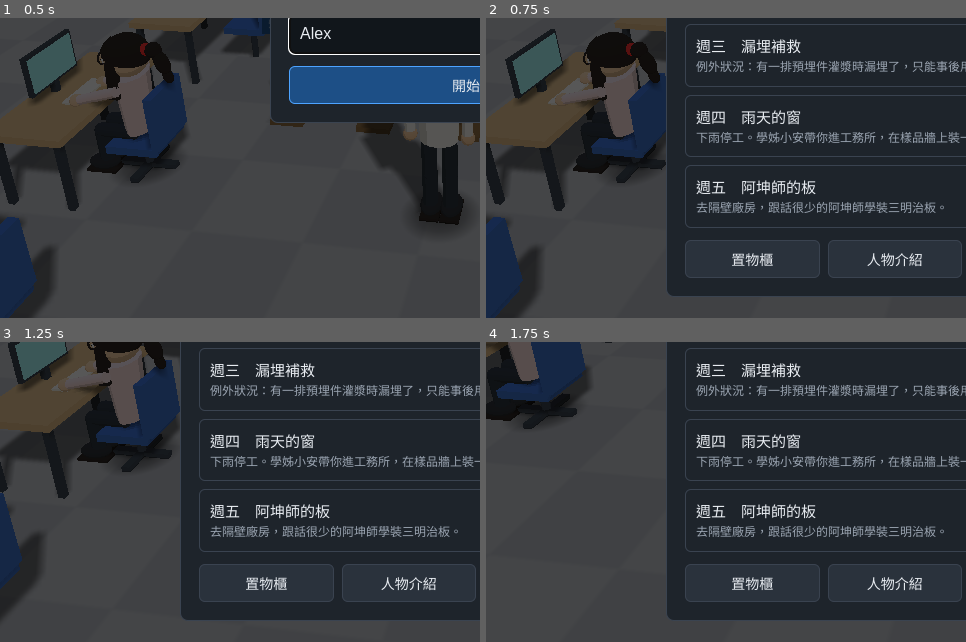
Above: before the commit, frames 1-4 (two rows, left to right).
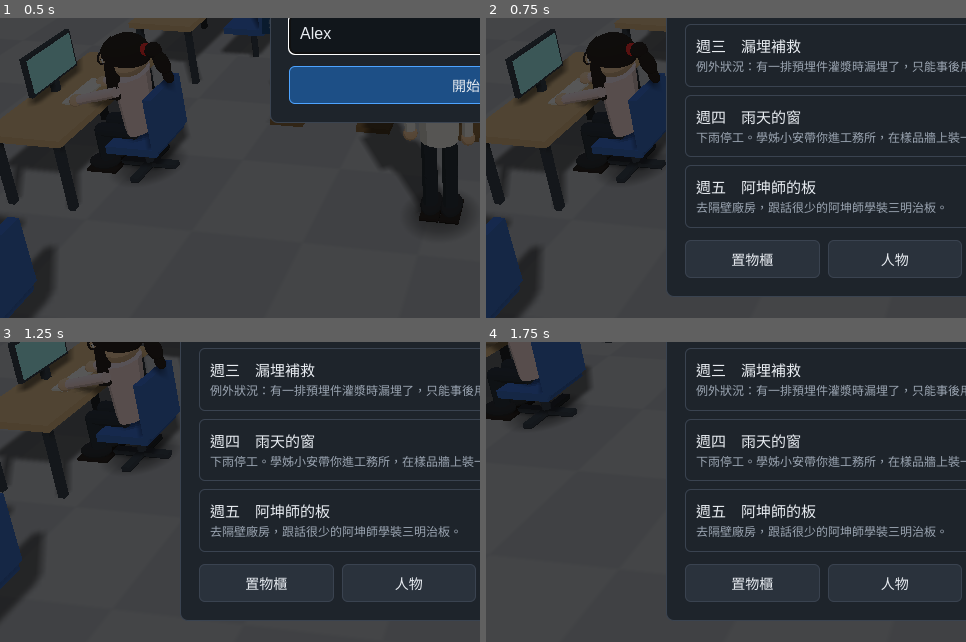
Above: after the commit, the same moments.

Repository: idomaintaipei-alt/cw-game
Game: browser game, page index.html
Same seed, same stepped clock (60 frames per second), same inputs: the game is played once before the commit and once after it.
Inputs (mouse positions are % of the whole screen's width and height, from its top left):
- Up to frame 1 (0.5 s): click (50, 53) at 0.27 s; type "Alex" at 0.27 s
- Up to frame 2 (0.75 s): click "開始上班" at 0.52 s
- Up to frame 3 (1.25 s): hold Right from 1.03 s (still down); click (50, 60) at 1.07 s; tap Space at 1.1 s
- Up to frame 4 (1.75 s): release Right at 1.53 s; hold Down from 1.58 s (still down); tap Space at 1.6 s; click (30, 40) at 1.67 s
The pictures show only the part of the screen within x 0-50%, y 50-100%; the shares and areas given below are measured in that part.

Frame 1 is identical in both runs. In frame 2, 0.3% of the frame differs, in the area x 79-91%, y 78-83%; in frame 3, 0.3%; in frame 4, 0.3%.

Commit message:
小弟扶料、搖桿不硬撞同事、牆頂收頭、旁白排版
Co-Authored-By: Claude Opus 5.5 <noreply@anthropic.com>

Diff:
--- a/index.html
+++ b/index.html
@@ -37,7 +37,7 @@
   @media (max-height:500px) and (orientation:landscape){ body.joyon #camBtns { left:auto; right:8px; top:58%; } #joy { width:108px; height:108px; bottom:calc(12px + var(--lift,0px)); } #joy::before { inset:26px; } }   /* 打橫：三顆鏡頭按鈕回到右邊，左下給搖桿 */
   #help.fadeout { opacity:0; transition:opacity .8s; pointer-events:none; }
   body.incut #side, body.incut #ticker, body.incut #help, body.incut #camBtns, body.incut #testTag { display:none !important; }   /* 過場動畫：資訊框先收起來，不蓋住畫面 */
-  #sub { position:fixed; left:50%; bottom:calc(16px + var(--lift,0px)); transform:translateX(-50%); z-index:5; display:none; max-width:ca …(186 unchanged characters)…
+  #sub { position:fixed; left:12px; right:12px; margin:0 auto; width:fit-content; bottom:calc(16px + var(--lift,0px)); z-index:5; display:none; max-width:ca …(186 unchanged characters)…
   #sub b { color:#ffd166; margin-right:6px; }
   button.primary { background:#1d4f86; border-color:#4da3ff; }
   button.done { opacity:.35; cursor:default; }
@@ -127,8 +127,10 @@
   .lkRow button.lock { opacity:.45; cursor:default; }
   #card { position:fixed; inset:0; z-index:11; display:none; flex-direction:column; align-items:center; justify-content:center; background:#0b0d10; color:#eef2f7; opacity:0; transition:opacity .5s; cursor:pointer; text-align:center; padding:24px; }
   #card.on { opacity:1; }
-  #cardTxt div { font-size:20px; line-height:2; animation:cardIn .7s ease-out; }
-  #cardTxt div.big { font-size:34px; font-weight:900; letter-spacing:6px; margin-bottom:10px; color:#ffd166; }
+  #cardTxt { max-width:min(640px, 100%); }
+  #cardTxt div { font-size:clamp(15px, 4.6vw, 20px); line-height:2; animation:cardIn .7s ease-out; text-wrap:balance; word-break:keep-all; }   /* 字照螢幕寬度縮 */
+  #cardTxt .ph, #sub .ph { display:inline-block; }   /* 旁白、過場字幕 */   /* 一小句一整塊：只在標點後面換行，不會把「漏埋」拆成「漏／埋」 */
+  #cardTxt div.big { font-size:clamp(26px, 8vw, 34px); font-weight:900; letter-spacing:6px; margin-bottom:10px; color:#ffd166; }
   #cardHint { position:absolute; bottom:22px; font-size:12px; color:#7d8794; }
   @keyframes cardIn { from { opacity:0; transform:translateY(8px); } }
   #ticker { position:fixed; left:12px; top:96px; max-width:min(560px, calc(100vw - 320px)); font-size:12px; color:#e8ecf1; background:var(--panel); border:1px solid var(--line); border-left:3px solid #ffb020; padding:6px 10px; border-radius:6px; z-index:2; }
@@ -221,7 +223,7 @@
   <p class="sub" style="margin-top:-6px">本遊戲純屬虛構。如有雷同，你也辛苦了。</p>
   <p class="sub" id="rotHint" style="display:none; color:#ffb020">手機橫著拿，畫面比較大、比較好玩。</p>
   <div id="lvList"></div>
-  <div class="row"><button id="mLocker">置物櫃</button><button id="mCast">人物介紹</button><button id="mTroph">獎盃</button><button id="mName">改名字</button></div>
+  <div class="row"><button id="mLocker">置物櫃</button><button id="mCast">人物</button><button id="mTroph">獎盃</button><button id="mName">改名字</button></div>
 </div></div>
 <div id="cast" class="overlay"><div class="box"><h2>人物介紹</h2><div id="castList"></div><div class="row"><button class="closeOv primary">關閉</button></div></div></div>
 <div id="troph" class="overlay"><div class="box"><h2>獎盃</h2><p class="sub" id="trSub"></p><div id="trList"></div><div class="row"><button class="closeOv primary">關閉</button></div></div></div>
@@ -331,6 +333,7 @@
   cheer:['學長好強！','不愧是學長！','學長我要抄筆記！','學長太神啦！'],
   comfort:['學、學長，沒事的啦……','琳姊剛剛其實有偷笑啦。','學長只是示範錯的給我們看，我懂！'],
   sorry:['學長對不起！是我擋路！','啊！學長借過！','學長撞我是我的榮幸！'],
+  help:['學長，這邊我扶著！','扶好了，學長鎖！','我幫學長看水平！','學長慢慢來，我顧著！','這支我扶，學長放心！'],
   ride:['學長的座駕！！','學長太狂了！！','學長下次載我！'],
 };
 const GREET_GOOD = { tie:'昨天零異常，有在用心。今天繼續保持。', lin:'昨天你一張單都沒讓我開。我有點無聊，但很好。', an:'聽說你昨天零異常？設計部出頭天了！', kun:'……昨天，不錯。' };
@@ -735,7 +738,7 @@
 const LV = { group:null, parts:{}, refs:{}, pallets:{}, pick:[], actors:{} };
 const anims = [];
 function resetGroup(){ if(LV.group){ scene.remove(LV.group); LV.group.traverse(o=>{ if(o.geometry) o.geometry.dispose(); }); }
-  LV.group=new THREE.Group(); scene.add(LV.group); LV.host=n …(182 unchanged characters)… eof occOn!=='undefined') occOn.clear(); LV.pick=[]; talkCam=null; talkWho=null; LV.actors={}; anims.length=0; }
+  LV.group=new THREE.Group(); scene.add(LV.group); LV.host=n …(182 unchanged characters)… eof occOn!=='undefined') occOn.clear(); if(typeof hsCache!=='undefined') hsCache=null; LV.pick=[]; talkCam=null; talkWho=null; LV.actors={}; anims.length=0; }
 function part(id){ return LV.parts[id] || (LV.parts[id]={meshes:[],ghosts:[]}); }
 function ghostOf(id, mesh){ if(mesh.isSprite) return; const gh=new THREE.Mesh(mesh.geometry, mat.ghost); gh.position.copy(mesh.position); gh.rotation.copy(mesh.rotation); gh.visible=false; (LV.host||LV.group).add(gh); part(id).ghosts.push(gh); }
 function add(id, mesh){ mesh.visible=false; mesh.userData.home=mesh.position.clone(); (LV.host||LV.group).add(mesh); part(id).meshes.push(mesh); ghostOf(id,mesh); return mesh; }
@@ -772,7 +775,7 @@
     for(let z=-0.15; z>-10.75; z-=0.3) rb.add(cyl(0.014,16.5,'x', 4.8,-0.12,z, rm,6)); for(let x=-3.35; x<13.05; x+=0.3) rb.add(cyl(0.014,10.7,'z', x,-0.092,-5.4, rm,6));
     rb.add(label('板筋綁紮中，還沒灌漿','#9a5230', 1.1,0.42,-1.2,0.26)); stat(rb); LV.refs.rebar=rb; }
   else stat(slab);
-  const MX=[0,1.2,2.4], TY=[0.9,2.7], WZ=0.22, MW=0.065, MD=0.15, TOP=3.2, BOT=-0.2;
+  const MX=[0,1.2,2.4], TY=[0.9,3.16], WZ=0.22, MW=0.065, MD=0.15, TOP=3.2, BOT=-0.2;   // 上面那支橫料就在牆頂收頭（上面沒有樓板，不留一條半片玻璃）
   // 工地那一關：整道牆一起做。XS＝每一支直料的位置（轉角這一跨排最前面，其他由近到遠）；BAYS＝每一跨。2.4～4.8 是通往平台的出入口，不裝東西
   const XS = staged ? [0,1.2,2.4, 4.8,6,7.2,8.4,9.6,10.8,12,13, -1.2,-2.4,-3.4] : MX,
         BAYS = staged ? [[0,1.2],[1.2,2.4],[4.8,6],[6,7.2],[7.2,8.4],[8.4,9.6],[9.6,10.8],[10.8,12],[12,13],[-1.2,0],[-2.4,-1.2],[-3.4,-2.4]] : [[0,1.2],[1.2,2.4]];
@@ -785,7 +788,7 @@
   [1.0,2.6].forEach(y=>put('bracket', box(0.1,0.12,0.03, -0.05,y,0.12, mat.steel)));
   XS.forEach(x=>put('mullion', box(MW,TOP-BOT,MD, x,(TOP+BOT)/2,WZ, mat.alu)));
   BAYS.forEach(([a,b])=>TY.forEach(y=>put('transom', box(b-a-MW,0.08,MD*0.85, (a+b)/2,y,WZ, mat.alu2))));
-  if(staged){ put('transom', box(2.4-MW,0.08,MD*0.85, 3.6,TY[1],WZ, mat.alu2)); put('transom', board(['出入口'], 3.6,2.5,WZ+0.08,0,0.7,'#1f7a3d','#ffffff')); }   // 牌子掛在這支橫料下面，跟橫料一起出現   // 出入口：只有上面一支橫料
+  if(staged){ put('transom', box(2.4-MW,0.08,MD*0.85, 3.6,TY[1],WZ, mat.alu2)); put('transom', board(['出入口'], 3.6,TY[1]-0.22,WZ+0.08,0,0.7,'#1f7a3d','#ffffff')); }   // 牌子掛在這支橫料下面，跟橫料一起出現   // 出入口：只有上面一支橫料
   const TD=MD*0.85, jt=(x,e,y)=>{ put('joint', box(0.012,0.006,TD, x+e*(MW/2+0.006),y+0.043,WZ, mat.seal)); put('joint', box(0.01,0.092,0.005, x+e*(MW/2+0.005),y,WZ+TD/2+0.0025, mat.seal)); };   // 接頭防水：橫料兩端跟直料交接的地方，上面一道、正面一道膠
   BAYS.forEach(([a,b])=>TY.forEach(y=>{ jt(a,1,y); jt(b,-1,y); })); if(staged){ jt(2.4,1,TY[1]); jt(4.8,-1,TY[1]); }
   const SH=TY[0]-BOT-0.2, SM=(TY[0]+BOT)/2+0.02;                                                         // 窗間牆這一段的高度與中心
@@ -798,8 +801,7 @@
     put('fcoat', box(w, 0.016, 0.125, cx, -0.006, 0.064, mat.fire));                                       // 防火阻煙膠：塗在岩棉上面
     put('glass', box(w,TY[1]-TY[0]-0.1,0.012, cx,(TY[0]+TY[1])/2,WZ+0.05, mat.glass));
     put('glass', box(w,TY[0]-BOT-0.1,0.012, cx,(TY[0]+BOT)/2+0.02,WZ+0.05, mat.glass));
-    put('glass', box(w,TOP-TY[1]-0.1,0.012, cx,(TOP+TY[1])/2,WZ+0.05, mat.glass)); });
-  if(staged) put('glass', box(2.4-MW-0.02,TOP-TY[1]-0.1,0.012, 3.6,(TOP+TY[1])/2,WZ+0.05, mat.glass));                                  // 出入口上面那一片
+  });
   XS.forEach(x=>[-1,1].forEach(e=>put('sealant', box(0.012,TOP-BOT,0.012, x+e*(MW/2+0.006),(TOP+BOT)/2,WZ+0.065, mat.seal))));
   BAYS.forEach(([a,b])=>TY.forEach(y=>[-1,1].forEach(e=>put('sealant', box(b-a-MW,0.012,0.012, (a+b)/2,y+e*0.046,WZ+0.065, mat.seal)))));
 }
@@ -1712,7 +1714,8 @@
   me.swing={t:0, id, target:a, done:()=>{ prank=null; WHY.prank=PRANK[id].why; award('misc.'+id); failMission(a,'prank'); }}; }
 // 藍圈看不看得到：從鏡頭往藍圈拉三條線（中間、左、右），兩條以上被不透明的東西擋住＝被擋；或是藍圈跑到畫面外、壓在上面的資訊框底下
 const spotRay=new THREE.Raycaster(); let inCut=false, subT=null, spotOcc=[], userCamT=0, spotChk=0;
-function subtitle(who,text){ const el=$('#sub'); el.textContent=''; const b=document.createElement('b'); b.textContent=cname(who); el.append(b, text); el.style.display='block'; clearTimeout(subT); subT=setTimeout(()=>{ el.style.display='none'; }, 4200); }   // 過場時的台詞：放在畫面下面當字幕，不蓋住動畫
+function phrases(el,text){ text.split(/(?<=[，。：；！？　])/).forEach(t=>{ const sp=document.createElement('span'); sp.className='ph'; sp.textContent=t; el.append(sp); }); }   // 一小句一整塊（只在標點後面換行）
+function subtitle(who,text){ const el=$('#sub'); el.textContent=''; const b=document.createElement('b'); b.textContent=cname(who); el.append(b); phrases(el, text); el.style.display='block'; clearTimeout(subT); subT=setTimeout(()=>{ el.style.display='none'; }, 4200); }   // 過場時的台詞：放在畫面下面當字幕，不蓋住動畫
 function buildSpotOcc(){ const skip=new Set(); Object.values(LV.actors).forEach(a=>a.g.traverse(o=>skip.add(o))); spotOcc=[];
   LV.group.traverse(o=>{ if(!o.isMesh || skip.has(o) || o.userData.blob) return; const m0=Array.isArray(o.material)?o.m …(195 unchanged characters)…
 function spotBlocked(th,ph,d){ const cp=new THREE.Vector3(target.x+d*Math.sin(ph)*Math.sin(th), target.y+d*Math.cos(ph), target.z+d*Math.sin(ph)*Math.cos(th)); let n=0;
@@ -1804,7 +1807,7 @@
 const cardSeen=new Set(); let cardNext=null;
 function showCard(lines, then){ const el=$('#card'), tx=$('#cardTxt'); tx.innerHTML=''; el.style.display='flex'; requestAnimationFrame(()=>el.classList.add('on')); let i=0, timer=null, closing=false;
   const finish=()=>{ if(closing) return; closing=true; clearTimeout(timer); cardNext=null; el.classList.remove('on'); setTimeout(()=>{ el.style.display='none'; then(); }, 500); };
-  const step=()=>{ clearTimeout(timer); if(i>=lines.length){ finish(); return; } const d=document.createElement('div'); d.textContent=fill(lines[i]); if(i===0) d.className='big'; tx.append(d); i++; timer=setTimeout(step, i>=lines.length ? 2200 : 1500); };
+  const step=()=>{ clearTimeout(timer); if(i>=lines.length){ finish(); return; } const d=document.createElement('div'); phrases(d, fill(lines[i])); if(i===0) d.className='big'; tx.append(d); i++; timer=setTimeout(step, i>=lines.length ? 2200 : 1500); };
   cardNext=step; step(); }
 function nameRoast(){ const n=cname('you'), U=n.toUpperCase(), has=a=>a.some(k=>U.includes(k));
   if(Object.keys(CAST).some(k=>k!=='you' && CAST[k].name===n)) return [{who:'tie', t:`你也叫「${n}」？這裡已經有一個了。以後叫你「二號」。`, mood:'mad'}, {who:'you', t:'（……早知道不要亂取。）'}];
@@ -1828,8 +1831,8 @@
       ps.forEach(q=>{ x+=q.obs.hx; q.x=q.obs.x=x; q.g.position.x=x; x+=q.obs.hx+GAP; }); });   // 兩排拉開、錯開半格，長料才不會頭尾相接
     if(!L.office){ makePrank('bat', L.cx-3.7, 6.35); makePrank('drink', L.cx+3.9, 6.35); }
     makeActor('you', L.cx, L.office ? 2.9 : 2.2);
-    const slots = L.office ? [[L.cx+2.98,1.2],[L.cx+2.98,3.4],[L.cx-2.98,2.6]] : pickHomes(L.npcs.length); /* 椅子拉近桌子，手才搆得到鍵盤 */ L.npcs.forEach((w,k)=>{ const a=makeActor(w, slots[k][0], slots[k][1]); if(L.office) seat(a); });   // 辦公室：坐在自己的工位
-    for(let k=0, nf=fanCount(); k<nf; k++){ const f=makeActor(k?'hao':'di', L.cx+(k?0.9:-0.9), 2.5); f.follower=true; f.g.scale.setScalar(0.86); }
+    const slots = L.office ? [[L.cx+2.98,1.2],[L.cx+2.98,3.4],[L.cx-2.98,2.6]] : pickHomes(L.npcs.length+fanCount());   /* 多挑的位置給小弟待命 */ /* 椅子拉近桌子，手才搆得到鍵盤 */ L.npcs.forEach((w,k)=>{ const a=makeActor(w, slots[k][0], slots[k][1]); if(L.office) seat(a); });   // 辦公室：坐在自己的工位
+    for(let k=0, nf=fanCount(); k<nf; k++){ const f=makeActor(k?'hao':'di', L.cx+(k?0.9:-0.9), 2.5); f.follower=true; f.g.scale.setScalar(0.86); const h=slots[L.npcs.length+k]; f.post = h ? {x:h[0], z:h[1]} : {x:L.cx+(k?0.9:-0.9), z:2.5}; }   // post＝沒事做的時候站的地方（不擋料、不擋路）
     if(L.plant) plantWorld(); else if(!L.office && !L.indoor){ siteSigns(); siteWorld(); }
     LV.pick.push(spot.userData.disc);
     if(L.view){ target.set(...L.view.t); theta=L.view.theta; phi=L.view.phi; dist=L.view.dist; } else { target.set(L.cx, L.gy+1.3, 2.5); theta=0.5; phi=1.08; dist=12; }
@@ -1951,10 +1954,21 @@
     else { score=Math.max(0,score-5); pen='−5 分'; } stats(); }
   bubble(a.who,text,tier>0,pen);
   hurt([8,14,22][tier]*(a.who===L.boss?1.5:1)*(long?1.6:1), a, long?'long':'bump'); }
+// 小弟扶料的位置：藍圈旁邊 0.9～1.2 公尺、在你走過來那條路的側邊（不擋你、不擋同事、不在牆上），兩個人一左一右
+var hsCache=null;   // var：換關卡的程式可能比這裡先跑
+function helpSlots(){ const sp=spot.position, key=sp.x.toFixed(2)+','+sp.z.toFixed(2); if(hsCache && hsCache.key===key) return hsCache;
+  const me=LV.actors.you, ux0=me.x-sp.x, uz0=me.z-sp.z, U=Math.hypot(ux0,uz0)||1, ux=ux0/U, uz=uz0/U, cs=[];
+  for(let a=0;a<360;a+=15) for(const r of [0.95,1.2]){ const x=sp.x+r*Math.cos(a*Math.PI/180), z=sp.z+r*Math.sin(a*Math.PI/180), c=clampXZ(x,z);
+    if(Math.hypot(c.x-x,c.z-z)>0.01 || blocked(x,z,0.1) || Object.values(LV.actors).some(o=>!o.follower && o.who!=='you' && Math.hypot(o.x-x,o.z-z)<0.8)) continue;
+    const dot=((x-sp.x)*ux+(z-sp.z)*uz)/r; cs.push({x,z,sc:Math.abs(dot)+(dot>0.35?3:0)+(r>1?0.15:0)}); }   // 分數越低越好：在你來的方向的側邊，不要擋在你和藍圈中間
+  cs.sort((a,b)=>a.sc-b.sc); const out=[]; for(const c of cs){ if(out.every(o=>Math.hypot(o.x-c.x,o.z-c.z)>0.9)) out.push(c); if(out.length>=2) break; }
+  out.key=key; hsCache=out; return out; }
 function crowd(dt,now){ const p=LV.actors.you; if(!p) return;
   if(!done && patience<100){ patience=Math.min(100,patience+dt*0.6); if(Math.abs(patience-patShown)>=1) patUI(); }
   if(!dlgOpen && !failed){ const moving=!!p.dest;
-    let fi=0; for(const k in LV.actors){ const f=LV.actors[k]; if(!f.follower) continue; const sd=fi++ ? 0.6 : -0.6, tx=p.x-Math.sin(p.face)*1.15+Math.cos(p.face)*sd, tz=p.z-Math.cos(p.face)*1.15-Math.sin(p.face)*sd;
+    const hs = carry && spot.visible && !L.bench ? helpSlots() : null; let fi=0;   // 小弟的工作：你拿著料＝去藍圈旁邊扶料；沒拿料＝回待命位置
+    for(const k in LV.actors){ const f=LV.actors[k]; if(!f.follower) continue; const job = hs ? hs[fi] : f.post; fi++; if(!job) continue; const tx=job.x, tz=job.z;
+      if(hs && !f.helping && Math.hypot(f.x-tx,f.z-tz)<0.3){ f.helping=hs.key; if(Math.random()<0.7) bubble(f.who,pickOne(FAN.help)); } if(f.helping && (!hs || f.helping!==hs.key)) f.helping=null;   // 走到扶料的位置：講一句
       if(blocked(tx,tz) || now/1000<(f.restUntil||0)) f.dest=null;
       else if(Math.hypot(f.x-tx,f.z-tz)>0.45){ const w=plan(f, clampXZ(tx,tz))[0]; if(!f.dest || Math.hypot(f.dest.x-w.x,f.dest.z-w.z)>0.3) f.dest=w; }
       for(const k2 in LV.actors){ const o=LV.actors[k2]; if(o===f||o===p) continue; const dx=f.x-o.x, dz=f.z-o.z, d=Math.hypot(dx,dz)||0.001; if(d<0.55){ f.x+=dx/d*(0.55-d); f.z+=dz/d*(0.55-d); } } const fc=clampXZ(f.x,f.z); f.x=fc.x; f.z=fc.z; pushOut(f); }   // 被擠開之後再確認一次：不出界、不站在牆上、不進障礙物
@@ -1973,7 +1987,7 @@
 // ===================== 主迴圈 =====================
 let lastT=performance.now();
 function tick(now){ const dt=Math.max(0,Math.min(0.05,(now-lastT)/1000)), t=now/1000; lastT=now; { const ic=!!(cut && (cut.kind==='pour' || cut.stage<2)); if(ic!==inCut){ inCut=ic; document.body.classList.toggle('incut',ic); } }
-  spotChk+=dt; if(spotChk>0.5){ spotChk=0; if(carry && spot.visible && !pd && !touches.size && !camGoal && !(cut && cut.stage<2) && !dlgOpen && !talkCam && performance.now()-userCamT>1200) ensureSpotVisible(); }   /* 拿著料：藍圈看不到就自動調鏡頭（你剛動過鏡頭的話先不搶） */   /* 過場動畫中：收起資訊框 */
+  spotChk+=dt; if(spotChk>0.5){ spotChk=0; if(carry && spot.visible && !pd && !touches.size && !joy.on && !camGoal && !(cut && cut.stage<2) && !dlgOpen && !talkCam && performance.now()-userCamT>1200) ensureSpotVisible(); }   /* 拿著料：藍圈看不到就自動調鏡頭（你剛動過鏡頭的話先不搶） */   /* 過場動畫中：收起資訊框 */
     // 時間不會倒著走
   for(let i=anims.length-1;i>=0;i--){ const a=anims[i]; a.m.visible=performance.now()>=a.t0; if(!a.m.visible) continue; const k=Math.min(1,Math.max(0,(performance.now()-a.t0)/450)); const e=1-Math.pow(1-k,3); a.m.position.y=a.from+(a.to-a.from)*e; if(k>=1) anims.splice(i,1); }
   if(camGoal){ theta=camGoal.theta+Math.atan2(Math.sin(theta-camGoal.theta),Math.cos(theta-camGoal.theta)); theta+=(camGoal.theta-theta)*0.08; phi+=(camGoal.phi-phi)*0.08; dist+=(camGoal.dist-dist)*0.08; if(Math.abs(camGoal.theta-theta)<1e-3&&Math.abs(camGoal.phi-phi)<1e-3) camGoal=null; }
@@ -1987,11 +2001,15 @@
       if(Math.hypot(target.x-k.t[0],target.z-k.t[2])<0.03 && (keepD || Math.abs(dist-k.dist)<0.03)) talkCam=null; } }
   if(L && !L.bench){ const p=LV.actors.you;
     const kw=keys.w||keys.arrowup, ks=keys.s||keys.arrowdown, kd=keys.d||keys.arrowright, ka=keys.a||keys.arrowleft, jm=Math.hypot(joy.x,joy.y), jOn=jm>0.18;   // 搖桿推超過一點點才算
-    if(!(kw||ks||kd||ka||jOn)) keyTheta=theta;                                         // 放開按鍵才跟上鏡頭的新角度：鏡頭自己轉的時候，按住的方向不會跟著歪掉
+    if(!(kw||ks||kd||ka||jOn) || (TOUCH && jOn)) keyTheta=theta;   /* 手機搖桿：方向一直照現在的畫面（推上＝往畫面上方走） */
+    if(TOUCH && jOn && camGoal && !(cut && cut.stage<2)) camGoal=null;   /* 推著搖桿的時候，鏡頭不自己轉 */                                         // 放開按鍵才跟上鏡頭的新角度：鏡頭自己轉的時候，按住的方向不會跟著歪掉
     if(!dlgOpen && !failed && !p.swing && !(cut && cut.stage<2)){ let fx=0,fz=0; const sn=Math.sin(keyTheta), cs=Math.cos(keyTheta); if(kw){ fx-=sn; fz-=cs; } if(ks){ fx+=sn; fz+=cs; }
       if(kd){ fx+=cs; fz-=sn; } if(ka){ fx-=cs; fz+=sn; }
       if(jOn){ fx+=cs*joy.x+sn*joy.y; fz+=-sn*joy.x+cs*joy.y; }   /* 搖桿：往上推＝往前（離開鏡頭），往右推＝往右 */
-      const m=Math.hypot(fx,fz); if(m>0){ p.dest=clampXZ(p.x+fx/m*0.5, p.z+fz/m*0.5, p); p.onArrive=null; lastAct=now; } }
+      if(jOn && !prank){ const m0=Math.hypot(fx,fz)||1; fx/=m0; fz/=m0;                                    // 搖桿快碰到站著的同事：往他那邊的分量拿掉，貼著他滑過去（不會硬撞上去被扣分）
+        for(const k in LV.actors){ const a=LV.actors[k]; if(a===p || a.follower || a.dest || !a.g.visible) continue; const dx=a.x-p.x, dz=a.z-p.z, d=Math.hypot(dx,dz); if(d>1.0 || d<0.001) continue;
+          const nx=dx/d, nz=dz/d, into=fx*nx+fz*nz; if(into>0){ const w=Math.min(1,(1.0-d)/0.35); fx-=nx*into*w; fz-=nz*into*w; } } }
+      const m=Math.hypot(fx,fz); if(m>0.05){ p.dest=clampXZ(p.x+fx/m*0.5, p.z+fz/m*0.5, p); p.onArrive=null; lastAct=now; } else if(jOn) p.dest=null; }
     Object.values(LV.actors).forEach(a=>{ if(a.who==='you' && dlgOpen) { const d=a.dest; a.dest=null; stepActor(a,dt,t); a.dest=d; } else stepActor(a,dt,t); });
     /* 手機：鏡頭一直跟著角色（一指轉視角、兩指縮放都是繞著角色轉，不會把角色甩出畫面）；電腦：角色在走才跟，你正在拖鏡頭的時候不跟 */
     if(p && (p.dest || TOUCH) && p.g.visible && !dlgOpen && !(talkCam && !TOUCH) && !(cut && cut.stage<2) && !LV.hoisti …(216 unchanged characters)…
